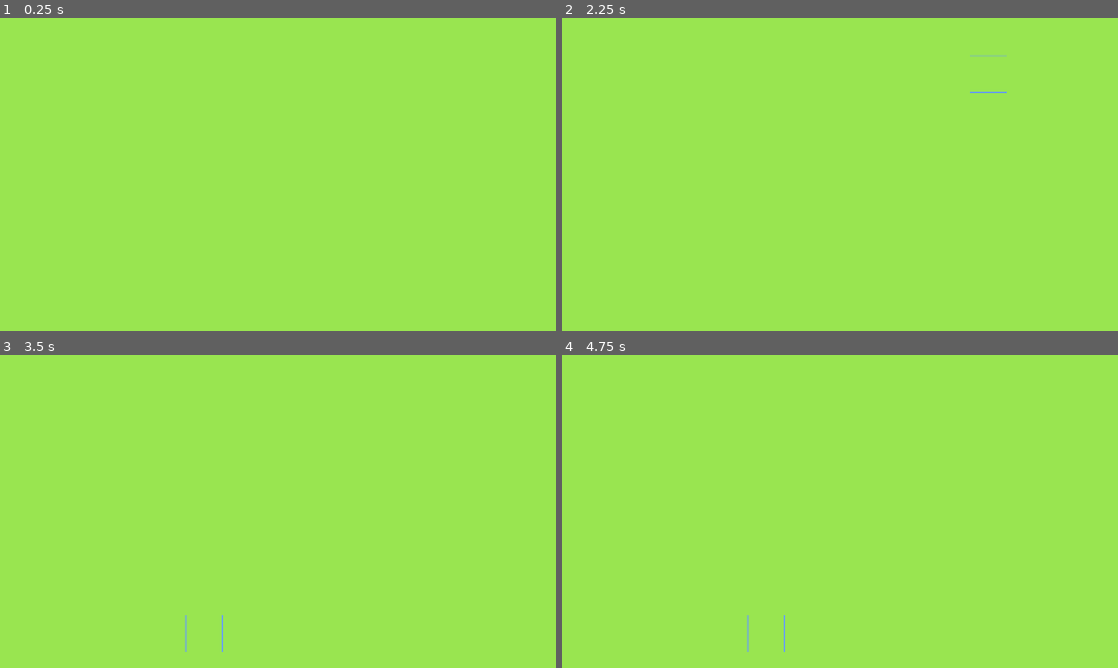
Above: before the commit, frames 1-4 (two rows, left to right).
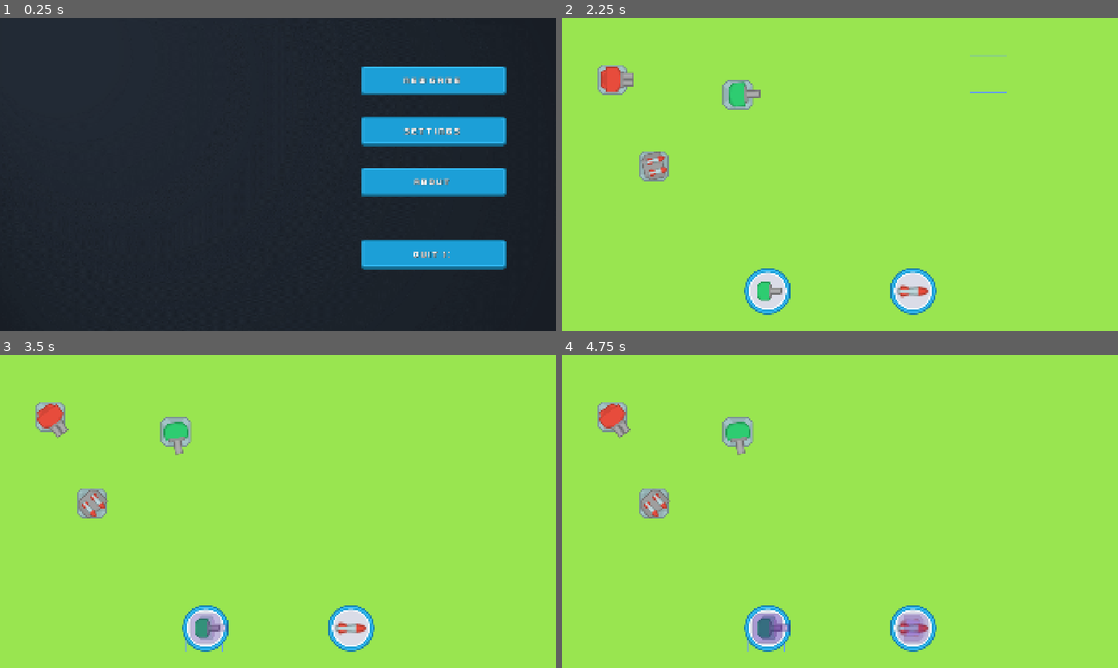
Above: after the commit, the same moments.

Repository: neoandersson321-alt/BaseBuilder-ht25-vt26
Game: Godot game, scene res://Scenes/scene_handler.tscn
Two runs of this game, one before a commit and one after it. Both use one fixed random seed, a clock stepped at 60 frames per second and the inputs below. Before the commit the project starts from res://main.tscn.
Inputs (mouse positions are in pixels of both pictures, inside the frame that each line leads up to):
- Up to frame 1 (0.25 s): no input
- Up to frame 2 (2.25 s): click (995, 130) at 0.5 s, where only the run after the commit has a clickable "Settings"; click (995, 180) at 1.25 s, where only the run after the commit has a clickable "About"; click (995, 80) at 2 s, where only the run after the commit has a clickable "New Game"
- Up to frame 3 (3.5 s): click (205, 627) at 2.77 s
- Up to frame 4 (4.75 s): click (912, 627) at 3.52 s; click (767, 627) at 4.27 s

The runs differ from the first frame. In frame 1, 100% of the frame differs, in the area x 0-100%, y 0-100%; in frame 2, 3.5%; in frame 3, 3.5%; in frame 4, 3.5%.

Commit message:
fungerande main meny samt grundläggande knappar för placering av torn

Diff:
--- /dev/null
+++ b/BaseBuilder/Scenes/Buildings/GunT1.tscn
@@ -0,0 +1,19 @@
+[gd_scene load_steps=4 format=3 uid="uid://dm0q6hu2fwkjn"]
+
+[ext_resource type="Texture2D" uid="uid://bbxu5a3hio4dl" path="res://Resources/Towers/towerDefense_tile181.png" id="1_0cjmx"]
+[ext_resource type="Script" uid="uid://dtc6jprex33xw" path="res://Scripts/Buildings/gun_t_1.gd" id="1_d3djr"]
+[ext_resource type="Texture2D" uid="uid://djxhp4s0yjp3y" path="res://Resources/Towers/towerDefense_tile249.png" id="2_d3djr"]
+
+[node name="GunT1" type="Node2D"]
+scale = Vector2(2, 2)
+script = ExtResource("1_d3djr")
+
+[node name="Base" type="Sprite2D" parent="."]
+texture = ExtResource("1_0cjmx")
+
+[node name="Turret" type="Sprite2D" parent="."]
+texture = ExtResource("2_d3djr")
+offset = Vector2(12, 0)
+
+[node name="Muzzle" type="Marker2D" parent="Turret"]
+position = Vector2(42, 0)
--- /dev/null
+++ b/BaseBuilder/Scenes/Buildings/GunT2.tscn
@@ -0,0 +1,22 @@
+[gd_scene load_steps=4 format=3 uid="uid://i45ydlrsaqgo"]
+
+[ext_resource type="Script" uid="uid://bglm8cqogtuhb" path="res://Scripts/Buildings/GunT2.gd" id="1_pchh8"]
+[ext_resource type="Texture2D" uid="uid://bbxu5a3hio4dl" path="res://Resources/Towers/towerDefense_tile181.png" id="2_7n8vy"]
+[ext_resource type="Texture2D" uid="uid://caiiorjgueove" path="res://Resources/Towers/towerDefense_tile250.png" id="3_4cvab"]
+
+[node name="GunT2" type="Node2D"]
+scale = Vector2(2, 2)
+script = ExtResource("1_pchh8")
+
+[node name="Base" type="Sprite2D" parent="."]
+texture = ExtResource("2_7n8vy")
+
+[node name="Turret" type="Sprite2D" parent="."]
+texture = ExtResource("3_4cvab")
+offset = Vector2(10, 0)
+
+[node name="Marker2D" type="Marker2D" parent="Turret"]
+position = Vector2(41, 6)
+
+[node name="Marker2D2" type="Marker2D" parent="Turret"]
+position = Vector2(41, -6)
--- /dev/null
+++ b/BaseBuilder/Scenes/Buildings/MissileT1.tscn
@@ -0,0 +1,25 @@
+[gd_scene load_steps=5 format=3 uid="uid://d1o7iy3dgp2pp"]
+
+[ext_resource type="Script" uid="uid://bxy7phl7bbeq7" path="res://Scripts/Buildings/MissileT1.gd" id="1_j10f4"]
+[ext_resource type="Texture2D" uid="uid://d2kdrkiel68sd" path="res://Resources/Towers/towerDefense_tile180.png" id="1_qu2v4"]
+[ext_resource type="Texture2D" uid="uid://bhyl3yhmvypm3" path="res://Resources/Towers/towerDefense_tile228.png" id="2_j10f4"]
+[ext_resource type="Texture2D" uid="uid://4xvu43538p0d" path="res://Resources/Towers/towerDefense_tile251.png" id="3_5xlxi"]
+
+[node name="MissileT1" type="Node2D"]
+scale = Vector2(2, 2)
+script = ExtResource("1_j10f4")
+
+[node name="Base" type="Sprite2D" parent="."]
+texture = ExtResource("1_qu2v4")
+
+[node name="Turret" type="Sprite2D" parent="."]
+texture = ExtResource("2_j10f4")
+offset = Vector2(-1, 0)
+
+[node name="Missile1" type="Sprite2D" parent="Turret"]
+position = Vector2(5, -10)
+texture = ExtResource("3_5xlxi")
+
+[node name="Missile2" type="Sprite2D" parent="Turret"]
+position = Vector2(5, 10)
+texture = ExtResource("3_5xlxi")
--- /dev/null
+++ b/BaseBuilder/Scenes/Buildings/Turrets.gd
@@ -0,0 +1,11 @@
+extends Node2D
+
+@onready var Turret = $Turret
+
+func _physics_process(delta: float) -> void:
+	_turn()
+
+
+func _turn():
+	var enemy_position = get_global_mouse_position()
+	Turret.look_at(enemy_position)
--- a/BaseBuilder/Scenes/Buildings/ex_canon.tscn
+++ b/BaseBuilder/Scenes/Buildings/ex_canon.tscn
@@ -1,7 +1,7 @@
 [gd_scene load_steps=4 format=3 uid="uid://cx4xqr5ol1u8x"]
 
-[ext_resource type="Texture2D" uid="uid://dcf1bieb7hple" path="res://ex_canon.png" id="1_nqidm"]
-[ext_resource type="Script" uid="uid://gyaphwckq2jv" path="res://ex_canon.gd" id="1_pblgf"]
+[ext_resource type="Texture2D" uid="uid://dcf1bieb7hple" path="res://Resources/ex_canon.png" id="1_nqidm"]
+[ext_resource type="Script" uid="uid://gyaphwckq2jv" path="res://Scripts/ex_canon.gd" id="1_pblgf"]
 
 [sub_resource type="RectangleShape2D" id="RectangleShape2D_pblgf"]
 size = Vector2(128, 128)
--- /dev/null
+++ b/BaseBuilder/Scenes/GameScene.tscn
@@ -0,0 +1,91 @@
+[gd_scene load_steps=7 format=3 uid="uid://jpel4dfak3mm"]
+
+[ext_resource type="PackedScene" uid="uid://b3l8pjglwhk1g" path="res://Scenes/grid_map.tscn" id="1_jjgbg"]
+[ext_resource type="Script" uid="uid://dxa5m7dv0fs3j" path="res://Scripts/game_scene.gd" id="1_lohlh"]
+[ext_resource type="Texture2D" uid="uid://t4ay36k6mtvi" path="res://Resources/UI/Buttons/button_round_border.png" id="2_4bvgx"]
+[ext_resource type="Texture2D" uid="uid://djxhp4s0yjp3y" path="res://Resources/Towers/towerDefense_tile249.png" id="3_3mbwn"]
+[ext_resource type="Script" uid="uid://dejioli3i5fyo" path="res://Scripts/ui.gd" id="3_kilg5"]
+[ext_resource type="Texture2D" uid="uid://4xvu43538p0d" path="res://Resources/Towers/towerDefense_tile251.png" id="4_jwv4s"]
+
+[node name="GameScene" type="Node2D"]
+script = ExtResource("1_lohlh")
+
+[node name="GridMap" parent="." instance=ExtResource("1_jjgbg")]
+
+[node name="UI" type="CanvasLayer" parent="."]
+script = ExtResource("3_kilg5")
+
+[node name="HUD" type="Control" parent="UI"]
+layout_mode = 3
+anchors_preset = 15
+anchor_right = 1.0
+anchor_bottom = 1.0
+grow_horizontal = 2
+grow_vertical = 2
+
+[node name="BuildBar" type="HBoxContainer" parent="UI/HUD"]
+custom_minimum_size = Vector2(1000, 200)
+layout_mode = 1
+anchors_preset = 7
+anchor_left = 0.5
+anchor_top = 1.0
+anchor_right = 0.5
+anchor_bottom = 1.0
+offset_left = -500.0
+offset_top = -139.0
+offset_right = 500.0
+offset_bottom = -39.0
+grow_horizontal = 2
+grow_vertical = 0
+
+[node name="Gun" type="TextureButton" parent="UI/HUD/BuildBar" groups=["build_buttons"]]
+custom_minimum_size = Vector2(160, 160)
+layout_mode = 2
+size_flags_horizontal = 6
+size_flags_vertical = 4
+texture_normal = ExtResource("2_4bvgx")
+ignore_texture_size = true
+stretch_mode = 0
+
+[node name="TextureRect" type="TextureRect" parent="UI/HUD/BuildBar/Gun"]
+custom_minimum_size = Vector2(100, 100)
+layout_mode = 1
+anchors_preset = 8
+anchor_left = 0.5
+anchor_top = 0.5
+anchor_right = 0.5
+anchor_bottom = 0.5
+offset_left = -44.0
+offset_top = -50.0
+offset_right = 56.0
+offset_bottom = 50.0
+grow_horizontal = 2
+grow_vertical = 2
+texture = ExtResource("3_3mbwn")
+
+[node name="Missile" type="TextureButton" parent="UI/HUD/BuildBar" groups=["build_buttons"]]
+custom_minimum_size = Vector2(160, 160)
+layout_mode = 2
+size_flags_horizontal = 6
+size_flags_vertical = 4
+texture_normal = ExtResource("2_4bvgx")
+ignore_texture_size = true
+stretch_mode = 0
+
+[node name="TextureRect" type="TextureRect" parent="UI/HUD/BuildBar/Missile"]
+custom_minimum_size = Vector2(200, 200)
+layout_mode = 1
+anchors_preset = 8
+anchor_left = 0.5
+anchor_top = 0.5
+anchor_right = 0.5
+anchor_bottom = 0.5
+offset_left = -99.0
+offset_top = -100.0
+offset_right = 101.0
+offset_bottom = 100.0
+grow_horizontal = 2
+grow_vertical = 2
+texture = ExtResource("4_jwv4s")
+
+[editable path="GridMap"]
--- /dev/null
+++ b/BaseBuilder/Scenes/grid_map.tscn
@@ -0,0 +1,49 @@
+[gd_scene load_steps=11 format=3 uid="uid://b3l8pjglwhk1g"]
+
+[ext_resource type="Script" uid="uid://b03a8t88lgck4" path="res://Scripts/tile_sets.gd" id="1_nsxs3"]
+[ext_resource type="Texture2D" uid="uid://dimd5qu6skijy" path="res://Resources/ex_tile.png" id="2_x3pud"]
+[ext_resource type="Texture2D" uid="uid://chmidepvewlcp" path="res://Resources/ex_outline.png" id="4_hkhje"]
+[ext_resource type="PackedScene" uid="uid://dm0q6hu2fwkjn" path="res://Scenes/Buildings/GunT1.tscn" id="4_p6vva"]
+[ext_resource type="PackedScene" uid="uid://i45ydlrsaqgo" path="res://Scenes/Buildings/GunT2.tscn" id="5_hkhje"]
+[ext_resource type="PackedScene" uid="uid://d1o7iy3dgp2pp" path="res://Scenes/Buildings/MissileT1.tscn" id="6_508yg"]
+
+[sub_resource type="TileSetAtlasSource" id="TileSetAtlasSource_7mycd"]
+texture = ExtResource("2_x3pud")
+texture_region_size = Vector2i(128, 128)
+0:0/0 = 0
+
+[sub_resource type="TileSet" id="TileSet_272bh"]
+tile_size = Vector2i(128, 128)
+sources/0 = SubResource("TileSetAtlasSource_7mycd")
+
+[sub_resource type="TileSetAtlasSource" id="TileSetAtlasSource_5vw27"]
+texture = ExtResource("4_hkhje")
+texture_region_size = Vector2i(128, 128)
+0:0/0 = 0
+
+[sub_resource type="TileSet" id="TileSet_kek77"]
+tile_size = Vector2i(128, 128)
+sources/0 = SubResource("TileSetAtlasSource_5vw27")
+
+[node name="GridMap" type="Node2D"]
+script = ExtResource("1_nsxs3")
+
+[node name="BaseLayer" type="TileMapLayer" parent="."]
+unique_name_in_owner = true
+tile_set = SubResource("TileSet_272bh")
+
+[node name="OutlineLayer" type="TileMapLayer" parent="."]
+unique_name_in_owner = true
+z_index = 1
+tile_set = SubResource("TileSet_kek77")
+
+[node name="Buildings" type="Node2D" parent="."]
+
+[node name="GunT1" parent="Buildings" instance=ExtResource("4_p6vva")]
+position = Vector2(606, 264)
+
+[node name="GunT2" parent="Buildings" instance=ExtResource("5_hkhje")]
+position = Vector2(172, 211)
+
+[node name="MissileT1" parent="Buildings" instance=ExtResource("6_508yg")]
+position = Vector2(316, 510)
--- /dev/null
+++ b/BaseBuilder/Scenes/main_menu.tscn
@@ -0,0 +1,142 @@
+[gd_scene load_steps=5 format=3 uid="uid://dgvtpqgbrjm1r"]
+
+[ext_resource type="Texture2D" uid="uid://bvc3mvkbsd1c3" path="res://Resources/BackGround.png" id="1_1ehe0"]
+[ext_resource type="Texture2D" uid="uid://dfxd6hei6tbwd" path="res://Resources/UI/Buttons/button_rectangle_depth_flat.png" id="2_ce3w2"]
+[ext_resource type="Texture2D" uid="uid://brivunkbeeqhl" path="res://Resources/UI/Buttons/button_rectangle_depth_gradient.png" id="3_n45e2"]
+[ext_resource type="FontFile" uid="uid://bv5wv5mjystu2" path="res://Resources/Fonts/Kenney Future Narrow.ttf" id="4_ce3w2"]
+
+[node name="MainMenu" type="Control"]
+layout_mode = 3
+anchors_preset = 15
+anchor_right = 1.0
+anchor_bottom = 1.0
+grow_horizontal = 2
+grow_vertical = 2
+
+[node name="BG" type="TextureRect" parent="."]
+layout_mode = 1
+anchors_preset = 15
+anchor_right = 1.0
+anchor_bottom = 1.0
+grow_horizontal = 2
+grow_vertical = 2
+texture = ExtResource("1_1ehe0")
+
+[node name="Margin" type="MarginContainer" parent="."]
+layout_mode = 1
+anchors_preset = 15
+anchor_right = 1.0
+anchor_bottom = 1.0
+grow_horizontal = 2
+grow_vertical = 2
+theme_override_constants/margin_left = 50
+theme_override_constants/margin_top = 50
+theme_override_constants/margin_right = 50
+theme_override_constants/margin_bottom = 50
+
+[node name="VBox" type="VBoxContainer" parent="Margin"]
+custom_minimum_size = Vector2(750, 750)
+layout_mode = 2
+size_flags_horizontal = 8
+size_flags_vertical = 4
+theme_override_constants/separation = 75
+
+[node name="NewGame" type="TextureButton" parent="Margin/VBox"]
+custom_minimum_size = Vector2(500, 100)
+layout_mode = 2
+size_flags_horizontal = 4
+texture_normal = ExtResource("2_ce3w2")
+texture_pressed = ExtResource("3_n45e2")
+stretch_mode = 0
+
+[node name="Label" type="Label" parent="Margin/VBox/NewGame"]
+layout_mode = 1
+anchors_preset = 15
+anchor_right = 1.0
+anchor_bottom = 1.0
+grow_horizontal = 2
+grow_vertical = 2
+theme_override_colors/font_shadow_color = Color(0, 0, 0, 1)
+theme_override_colors/font_outline_color = Color(0.458405, 0.458405, 0.458405, 1)
+theme_override_constants/outline_size = 3
+theme_override_fonts/font = ExtResource("4_ce3w2")
+theme_override_font_sizes/font_size = 32
+text = "New Game"
+horizontal_alignment = 1
+vertical_alignment = 1
+
+[node name="Settings" type="TextureButton" parent="Margin/VBox"]
+custom_minimum_size = Vector2(500, 100)
+layout_mode = 2
+size_flags_horizontal = 4
+texture_normal = ExtResource("2_ce3w2")
+texture_pressed = ExtResource("3_n45e2")
+stretch_mode = 0
+
+[node name="Label" type="Label" parent="Margin/VBox/Settings"]
+layout_mode = 1
+anchors_preset = 15
+anchor_right = 1.0
+anchor_bottom = 1.0
+grow_horizontal = 2
+grow_vertical = 2
+theme_override_colors/font_shadow_color = Color(0, 0, 0, 1)
+theme_override_colors/font_outline_color = Color(0.458405, 0.458405, 0.458405, 1)
+theme_override_constants/outline_size = 3
+theme_override_fonts/font = ExtResource("4_ce3w2")
+theme_override_font_sizes/font_size = 32
+text = "Settings"
+horizontal_alignment = 1
+vertical_alignment = 1
+
+[node name="About" type="TextureButton" parent="Margin/VBox"]
+custom_minimum_size = Vector2(500, 100)
+layout_mode = 2
+size_flags_horizontal = 4
+texture_normal = ExtResource("2_ce3w2")
+texture_pressed = ExtResource("3_n45e2")
+stretch_mode = 0
+
+[node name="Label" type="Label" parent="Margin/VBox/About"]
+layout_mode = 1
+anchors_preset = 15
+anchor_right = 1.0
+anchor_bottom = 1.0
+grow_horizontal = 2
+grow_vertical = 2
+theme_override_colors/font_shadow_color = Color(0, 0, 0, 1)
+theme_override_colors/font_outline_color = Color(0.458405, 0.458405, 0.458405, 1)
+theme_override_constants/outline_size = 3
+theme_override_fonts/font = ExtResource("4_ce3w2")
+theme_override_font_sizes/font_size = 32
+text = "About"
+horizontal_alignment = 1
+vertical_alignment = 1
+
+[node name="Control" type="Control" parent="Margin/VBox"]
+layout_mode = 2
+
+[node name="Quit" type="TextureButton" parent="Margin/VBox"]
+custom_minimum_size = Vector2(500, 100)
+layout_mode = 2
+size_flags_horizontal = 4
+size_flags_vertical = 4
+texture_normal = ExtResource("2_ce3w2")
+texture_pressed = ExtResource("3_n45e2")
+stretch_mode = 0
+
+[node name="Label" type="Label" parent="Margin/VBox/Quit"]
+layout_mode = 1
+anchors_preset = 15
+anchor_right = 1.0
+anchor_bottom = 1.0
+grow_horizontal = 2
+grow_vertical = 2
+theme_override_colors/font_shadow_color = Color(0, 0, 0, 1)
+theme_override_colors/font_outline_color = Color(0.458405, 0.458405, 0.458405, 1)
+theme_override_constants/outline_size = 3
+theme_override_fonts/font = ExtResource("4_ce3w2")
+theme_override_font_sizes/font_size = 32
+text = "Quit ):"
+horizontal_alignment = 1
+vertical_alignment = 1
--- /dev/null
+++ b/BaseBuilder/Scenes/scene_handler.tscn
@@ -0,0 +1,9 @@
+[gd_scene load_steps=3 format=3 uid="uid://cif52rfmbja27"]
+
+[ext_resource type="Script" uid="uid://b05uq4utth07c" path="res://Scripts/scene_handler.gd" id="1_4dsqg"]
+[ext_resource type="PackedScene" uid="uid://dgvtpqgbrjm1r" path="res://Scenes/main_menu.tscn" id="1_t65ap"]
+
+[node name="SceneHandler" type="Node"]
+script = ExtResource("1_4dsqg")
+
+[node name="MainMenu" parent="." instance=ExtResource("1_t65ap")]
--- /dev/null
+++ b/BaseBuilder/Scripts/Buildings/GunT2.gd
@@ -0,0 +1 @@
+extends "res://Scenes/Buildings/Turrets.gd"
--- /dev/null
+++ b/BaseBuilder/Scripts/Buildings/MissileT1.gd
@@ -0,0 +1 @@
+extends "res://Scenes/Buildings/Turrets.gd"
--- /dev/null
+++ b/BaseBuilder/Scripts/Buildings/gun_t_1.gd
@@ -0,0 +1 @@
+extends "res://Scenes/Buildings/Turrets.gd"
--- /dev/null
+++ b/BaseBuilder/Scripts/building_controler.gd
@@ -0,0 +1 @@
+extends Node2D
--- /dev/null
+++ b/BaseBuilder/Scripts/game_scene.gd
@@ -0,0 +1,35 @@
+extends Node2D
+
+var map_node
+
+var build_mode = false
+var build_valid = false
+var build_location
+var build_type
+
+func _ready() -> void:
+	map_node = $GridMap # ifall vi ska lägga till fler banor/genererade kartor
+
+	for i in get_tree().get_nodes_in_group("build_buttons"): # skapar en array med noderna i "build_buttons"
+		i.pressed.connect(initiate_build_mode.bind(i.name)) # callar ibm med namnet på i som parameter "tower_type"
+
+func _process(delta: float) -> void:
+	pass
+
+func _unhandled_input(event: InputEvent) -> void:
+	pass
+
+func initiate_build_mode(tower_type):
+	build_type = tower_type + "T1"
+	build_mode = true
+	print(build_type)
+	$UI.set_tower_preview(build_type, get_global_mouse_position())
+
+func update_tower_preview():
+	pass
+
+func cancel_build_mode():
+	pass
+
+func verify_and_build():
+	pass
--- /dev/null
+++ b/BaseBuilder/Scripts/scene_handler.gd
@@ -0,0 +1,36 @@
+extends Node
+
+
+@onready var new_game_button = $MainMenu/Margin/VBox/NewGame
+@onready var settings_button = $MainMenu/Margin/VBox/Settings
+@onready var about_button = $MainMenu/Margin/VBox/About
+@onready var quit_button = $MainMenu/Margin/VBox/Quit
+
+@onready var main_menu = $MainMenu
+
+func _ready() -> void:
+	new_game_button.pressed.connect(_on_new_game_pressed)
+	settings_button.pressed.connect(_on_settings_pressed)
+	about_button.pressed.connect(_on_about_pressed)
+	quit_button.pressed.connect(_on_quit_pressed)
+
+func _on_new_game_pressed():
+	main_menu.queue_free()
+	var game_scene = load("res://Scenes/GameScene.tscn").instantiate()
+	add_child(game_scene)
+
+
+func _on_settings_pressed():
+	pass
+
+
+func _on_about_pressed():
+	pass
+
+func _on_quit_pressed():
+	get_tree().quit()
+
+
+func _input(event: InputEvent) -> void:
+	if event.is_action_pressed("quit"):
+		get_tree().quit()
--- a/BaseBuilder/tile_sets.gd
+++ b/BaseBuilder/Scripts/tile_sets.gd
@@ -9,19 +9,23 @@
 var build_valid: bool = false
 var preview_node: Node
 
-@onready var BaseLayer: TileMapLayer = $BaseLayer
-@onready var OutlineLayer: TileMapLayer = $OutlineLayer
+@onready var base_layer: TileMapLayer = %BaseLayer
+@onready var outline_layer: TileMapLayer = %OutlineLayer
+
 
 func _ready() -> void:
+
+	print("BaseLayer: ", base_layer)
+	print("OutlineLayer: ", outline_layer)
+
 	for x in range(gridsize):
 		for y in range(gridsize):
 			var pos = Vector2i(x, y)
 			Dic[pos] = {
 				"Type":"Grass"
-
 				}
 
-			BaseLayer.set_cell(pos, 0, Vector2i(0, 0))
+			base_layer.set_cell(pos, 0, Vector2i(0,0), 0)
 
 
 func _process(_delta: float) -> void:
@@ -36,54 +40,33 @@
 		_change_tile("BUILDING")
 		_place_building("ex_canon")
 
-
-	if event.is_action_pressed("BuildMode"):
-		if build_mode:
-			build_mode = false
-			preview_node.queue_free()
-		else:
-			_set_building_preview("ex_canon")
-			build_mode = true
-
+	#
+	#if event.is_action_pressed("BuildMode"):
+		#if build_mode:
+			#build_mode = false
+			#preview_node.queue_free()
+		#else:
+			#_set_building_preview("ex_canon")
+			#build_mode = true
+#
 
 
 func _outline():
 	var tile = get_tile()
 
-	OutlineLayer.clear()
+	outline_layer.clear()
 	if Dic.has(tile):
-		OutlineLayer.set_cell(tile, 0, Vector2i.ZERO)
-
-
-func _chose_tile() -> int:
-	if current_tile == "GRASS":
-		return 0
-	elif current_tile == "WATER":
-		return 1
-	return 0
+		outline_layer.set_cell(tile, 0, Vector2i.ZERO)
 
 
 func _change_tile(tile):
 	Dic[get_tile()] = {"Type": tile}
 
 
-
 func get_tile() -> Vector2i:
-	return Vector2i(BaseLayer.local_to_map(BaseLayer.get_local_mouse_position()))
+	return Vector2i(base_layer.local_to_map(base_layer.get_local_mouse_position()))
 
 
-func _set_building_preview(building_type):
-	var drag_building = load("res://Scenes/Buildings/" + building_type + ".tscn").instantiate()
-	drag_building.set_name("Drag_building")
-	drag_building.modulate = Color("ad54ff3c")
-	drag_building.z_index = 100
-
-	var control = Control.new()
-	control.add_child(drag_building, true)
-	control.position = Vector2(64 + get_tile().x * 128, 64 + get_tile().y * 128)
-	control.set_name("Building_preview")
-	add_child(control, true)
-	preview_node = control
 
 
 func _change_preview_position():
--- /dev/null
+++ b/BaseBuilder/Scripts/ui.gd
@@ -0,0 +1,15 @@
+extends CanvasLayer
+
+func set_tower_preview(tower_type, mouse_position):
+	var drag_building = load("res://Scenes/Buildings/" + tower_type + ".tscn").instantiate()
+	drag_building.set_name("Drag_building")
+	drag_building.modulate = Color("ad54ff3c")
+	drag_building.z_index = 100
+
+	"res://Scenes/Buildings/GunT1.tscn"
+
+	var control = Control.new()
+	control.add_child(drag_building, true)
+	control.position = mouse_position
+	control.set_name("Building_preview")
+	add_child(control, true)
--- a/BaseBuilder/main.tscn
+++ /dev/null
@@ -1,47 +0,0 @@
-[gd_scene load_steps=10 format=3 uid="uid://jpel4dfak3mm"]
-
-[ext_resource type="Script" uid="uid://b03a8t88lgck4" path="res://tile_sets.gd" id="1_h2yge"]
-[ext_resource type="Texture2D" uid="uid://dimd5qu6skijy" path="res://ex_tile.png" id="2_1bvp3"]
-[ext_resource type="Texture2D" uid="uid://cvi5bpy7nrbt6" path="res://ex_water.png" id="3_1bvp3"]
-[ext_resource type="Texture2D" uid="uid://chmidepvewlcp" path="res://ex_outline.png" id="3_lquwl"]
-
-[sub_resource type="TileSetAtlasSource" id="TileSetAtlasSource_7mycd"]
-texture = ExtResource("2_1bvp3")
-texture_region_size = Vector2i(128, 128)
-0:0/0 = 0
-
-[sub_resource type="TileSetAtlasSource" id="TileSetAtlasSource_lquwl"]
-texture = ExtResource("3_1bvp3")
-texture_region_size = Vector2i(128, 128)
-0:0/0 = 0
-
-[sub_resource type="TileSet" id="TileSet_272bh"]
-tile_size = Vector2i(128, 128)
-sources/0 = SubResource("TileSetAtlasSource_7mycd")
-sources/1 = SubResource("TileSetAtlasSource_lquwl")
-
-[sub_resource type="TileSetAtlasSource" id="TileSetAtlasSource_5vw27"]
-texture = ExtResource("3_lquwl")
-texture_region_size = Vector2i(128, 128)
-0:0/0 = 0
-
-[sub_resource type="TileSet" id="TileSet_kek77"]
-tile_size = Vector2i(128, 128)
-sources/0 = SubResource("TileSetAtlasSource_5vw27")
-
-[node name="Main" type="Node2D"]
-
-[node name="Camera2D" type="Camera2D" parent="."]
-enabled = false
-
-[node name="TileSets" type="Node2D" parent="."]
-script = ExtResource("1_h2yge")
-
-[node name="BaseLayer" type="TileMapLayer" parent="TileSets"]
-tile_set = SubResource("TileSet_272bh")
-
-[node name="OutlineLayer" type="TileMapLayer" parent="TileSets"]
-z_index = 1
-tile_set = SubResource("TileSet_kek77")
-
-[node name="Buildings" type="Node2D" parent="."]
--- a/BaseBuilder/project.godot
+++ b/BaseBuilder/project.godot
@@ -11,15 +11,21 @@
 [application]
 
 config/name="Base Builder ht25-vt26"
-run/main_scene="res://main.tscn"
+run/main_scene="uid://cif52rfmbja27"
 config/features=PackedStringArray("4.4", "GL Compatibility")
-config/icon="res://icon.svg"
+boot_splash/bg_color=Color(2.10572e-07, 0.114287, 0.157405, 1)
+config/icon="res://Resources/icon.svg"
 
 [display]
 
 window/size/viewport_width=1920
 window/size/viewport_height=1080
 window/stretch/mode="canvas_items"
+mouse_cursor/custom_image="uid://br51vbdewmjan"
+
+[global_group]
+
+build_buttons=""
 
 [input]
 
@@ -43,6 +49,11 @@
 "events": [Object(InputEventKey,"resource_local_to_scene":false,"resource_name":"","device":-1,"window_id":0,"alt_press …(191 unchanged characters)…
 ]
 }
+quit={
+"deadzone": 0.2,
+"events": [Object(InputEventKey,"resource_local_to_scene":false,"resource_name":"","device":-1,"window_id":0,"alt_pressed":false,"shift_pressed":false,"ctrl_pressed":false,"meta_pressed":false,"pressed":false,"keycode":0,"physical_keycode":4194305,"key_label":0,"unicode":0,"location":0,"echo":false,"script":null)
+]
+}
 
 [rendering]
 
Binary file added: BaseBuilder/Resources/BackGround.png
Not shown, changed: BaseBuilder/Resources/BackGround.png.import
Binary file added: BaseBuilder/Resources/Fonts/Kenney Future Narrow.ttf
Not shown, added: BaseBuilder/Resources/Fonts/Kenney Future Narrow.ttf.import
Binary file added: BaseBuilder/Resources/Towers/towerDefense_tile180.png
Not shown, added: BaseBuilder/Resources/Towers/towerDefense_tile180.png.import
Binary file added: BaseBuilder/Resources/Towers/towerDefense_tile181.png
Not shown, added: BaseBuilder/Resources/Towers/towerDefense_tile181.png.import
Binary file added: BaseBuilder/Resources/Towers/towerDefense_tile228.png
Not shown, added: BaseBuilder/Resources/Towers/towerDefense_tile228.png.import
Binary file added: BaseBuilder/Resources/Towers/towerDefense_tile249.png
Not shown, added: BaseBuilder/Resources/Towers/towerDefense_tile249.png.import
(and 35 more such lines)
